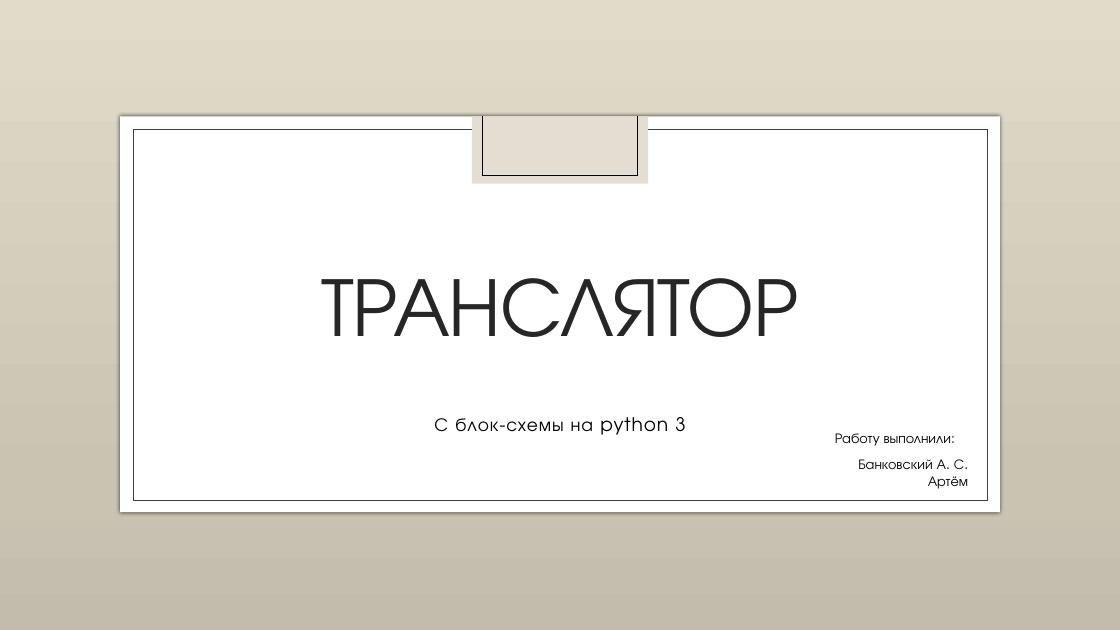
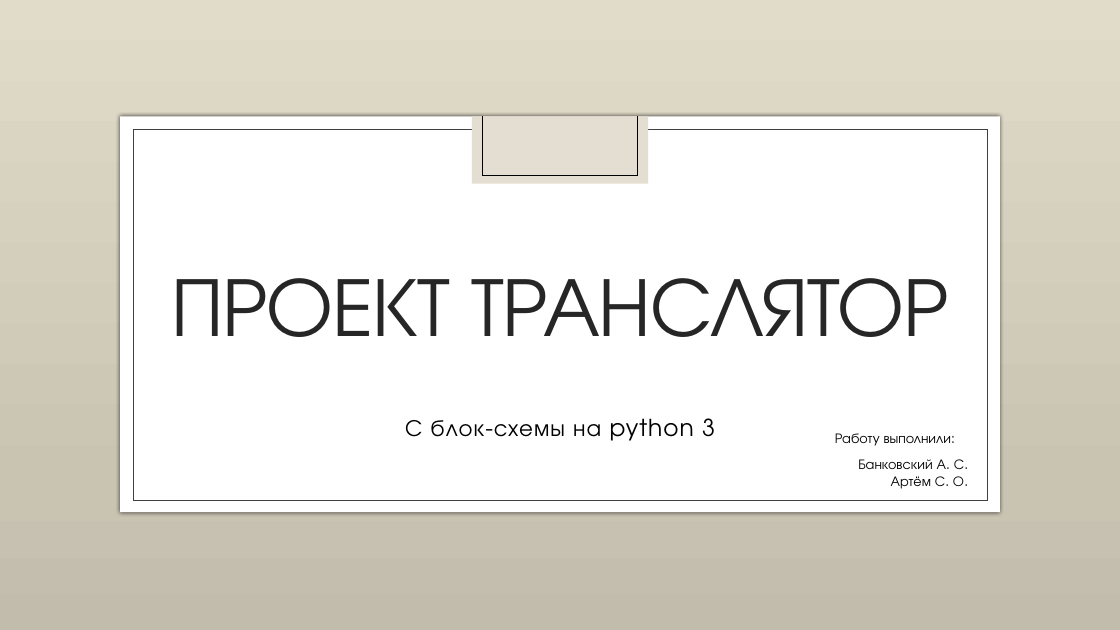
Before and after one commit to NemoNology/Programing-languages-theory, a slide deck: slide 1 of Lab-s/Translator/Presentation.pptx. Drawn at 1120x630 pixels with LibreOffice and Linux fonts; fonts in the diff are those of the drawing; background and template pictures are left out. Boxes give left, top, right and bottom in pixels: in the first picture for what was removed or moved away, otherwise in the second. Text is boxed around its words. In the diff, an @@ line names an element or a change of style, - is before the commit and + after.

```diff
--- a/Lab-s/Translator/Presentation.pptx
+++ b/Lab-s/Translator/Presentation.pptx
@@ title at bbox=[171, 278, 948, 337]: text changed @@
-ТРАНСЛЯТОР
+ПРОЕКТ ТРАНСЛЯТОР
@@ subtitle "С блок-схемы на python 3" at bbox=[405, 418, 715, 441]: size 16 to 20 pt @@
@@ text at bbox=[891, 476, 964, 489]: text changed @@
-Артём
+Артём С. О.
```
Also in this commit, not shown: 7 other slides changed, 3 slides added, 2 slides removed.
